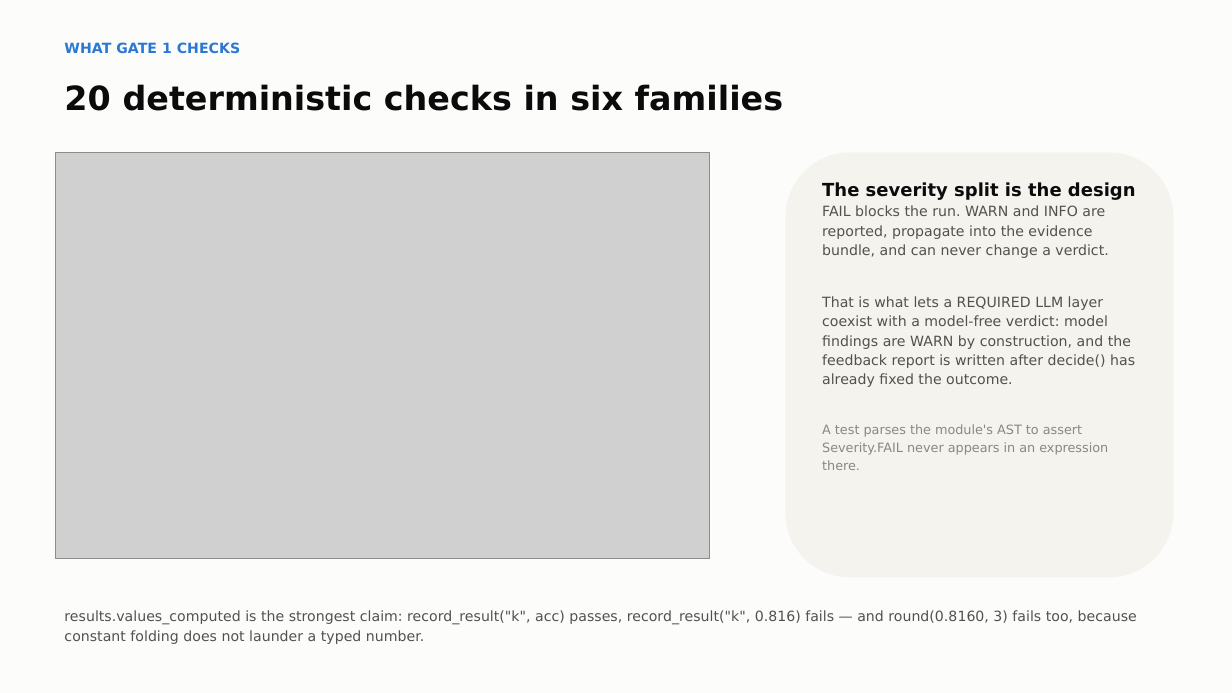
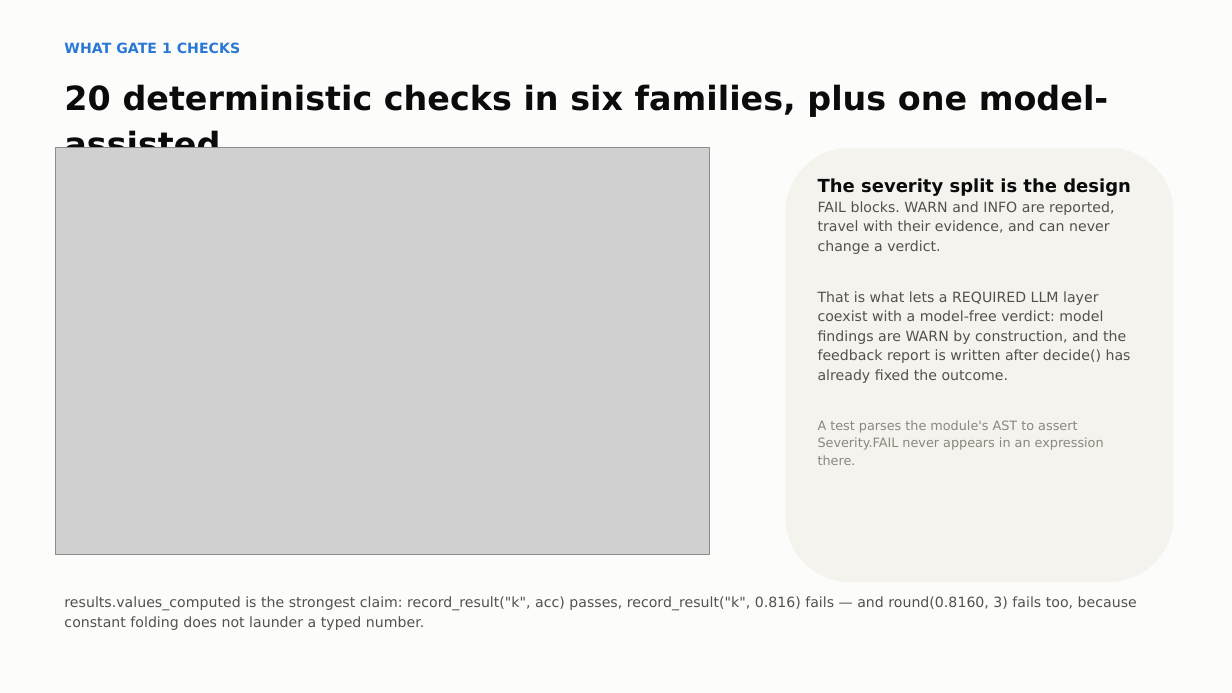
Before and after one commit to bananatruck/gates, a slide deck: slide 7 of reports/GATE1_DECK.pptx (slide 12 before the commit). Drawn at 1232x693 pixels with LibreOffice and Linux fonts; fonts in the diff are those of the drawing; grey boxes stand for pictures. Boxes give left, top, right and bottom in pixels: in the first picture for what was removed or moved away, otherwise in the second. Text is boxed around its words. In the diff, an @@ line names an element or a change of style, - is before the commit and + after.

```diff
--- a/reports/GATE1_DECK.pptx
+++ b/reports/GATE1_DECK.pptx
@@ text at [64, 84, 1108, 117]: text changed @@
-20 deterministic checks in six families
+20 deterministic checks in six families, plus one model-assisted
@@ picture: place and size @@
-picture at [55, 152, 710, 559]
+picture at [55, 148, 710, 555]
@@ rounded rectangle: place and size @@
-rounded rectangle at [786, 152, 1174, 578]
+rounded rectangle at [786, 148, 1174, 582]
@@ text at [818, 201, 1114, 254]: text changed @@
-FAIL blocks the run. WARN and INFO are reported, propagate into the evidence bundle, and can never change a verdict.
+FAIL blocks. WARN and INFO are reported, travel with their evidence, and can never change a verdict.
@@ text "results.values_computed is the strongest claim: ...": place and size @@
-text "results.values_computed is the strongest claim: ..." at [64, 610, 1137, 644]
+text "results.values_computed is the strongest claim: ..." at [64, 596, 1137, 630]
```
Also in this commit, not shown: 4 other slides changed, 3 slides added, 13 slides removed, 6 other files.
